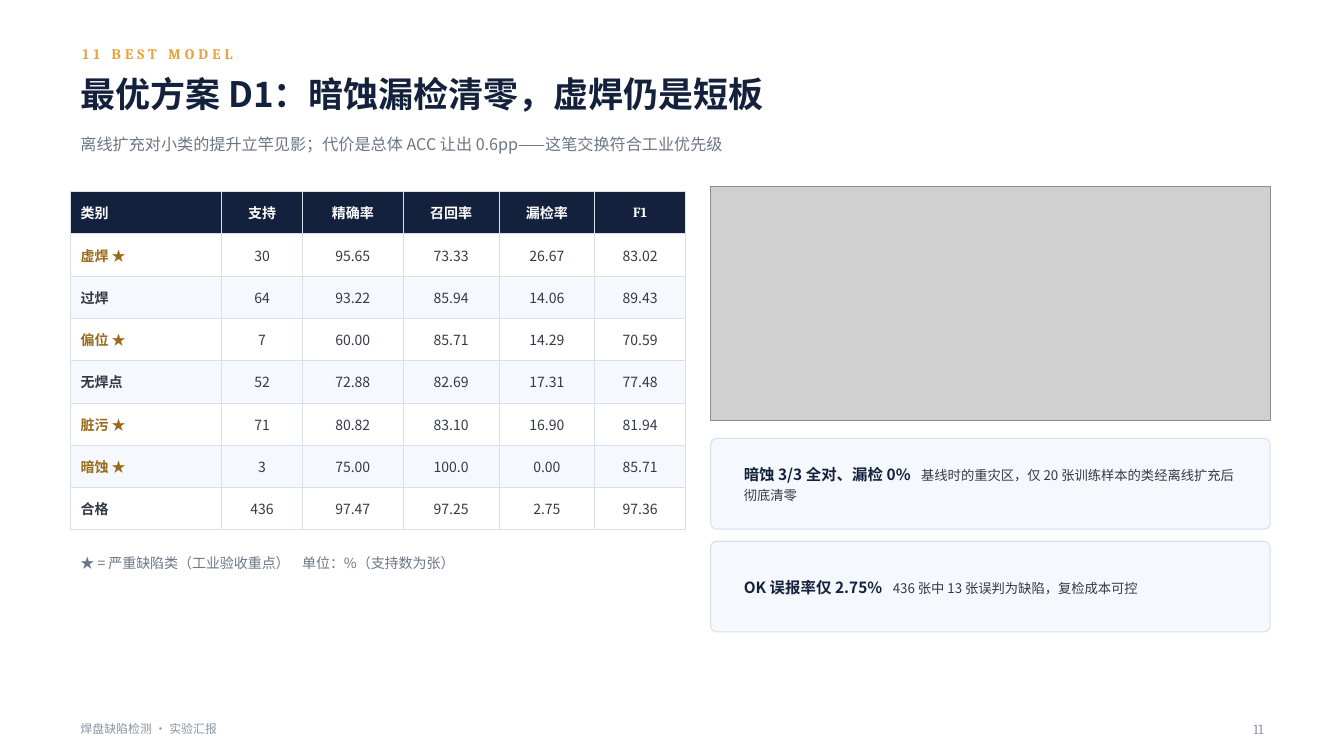
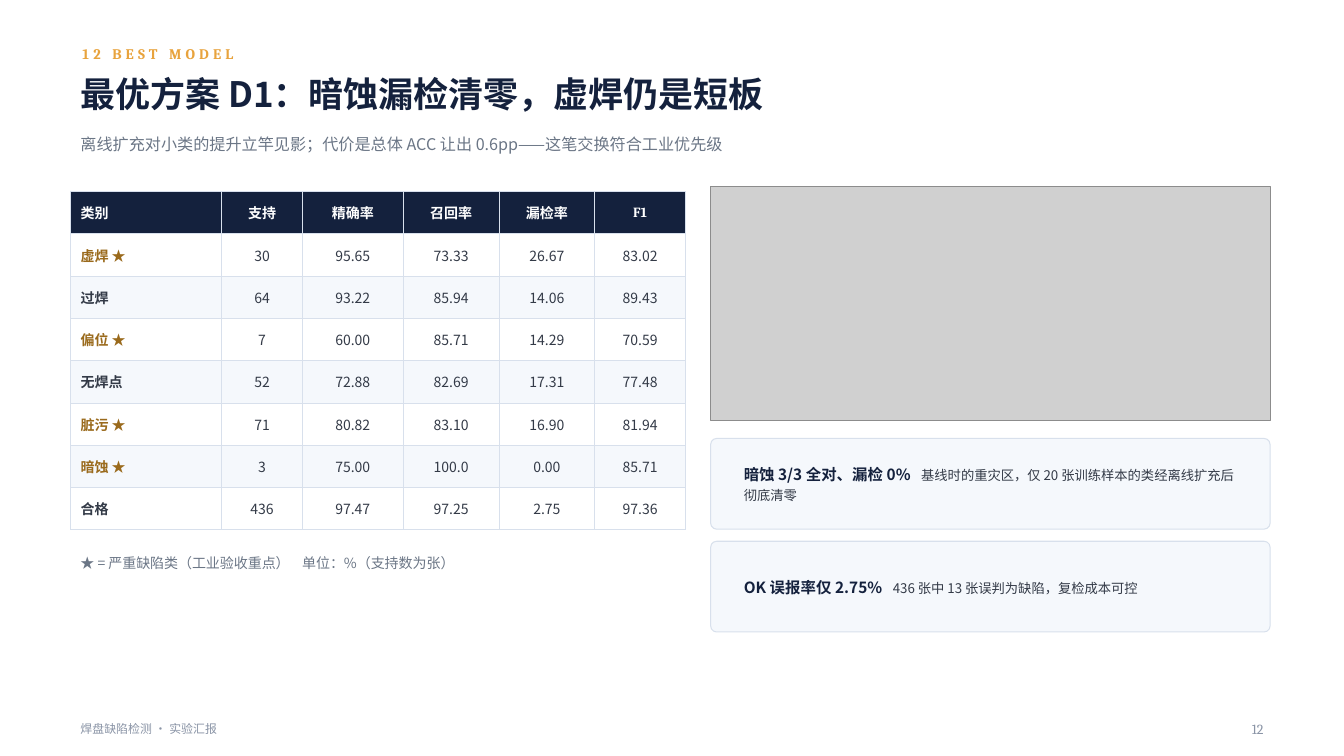
Before and after one commit to hxsyl-hub/hanpan3, a slide deck: slide 12 of docs/焊盘缺陷检测_实验汇报.pptx (slide 11 before the commit). Drawn at 1344x756 pixels with LibreOffice and Linux fonts; fonts in the diff are those of the drawing; grey boxes stand for pictures. Boxes give left, top, right and bottom in pixels: in the first picture for what was removed or moved away, otherwise in the second. Text is boxed around its words. In the diff, an @@ line names an element or a change of style, - is before the commit and + after.

```diff
--- a/docs/焊盘缺陷检测_实验汇报.pptx
+++ b/docs/焊盘缺陷检测_实验汇报.pptx
@@ text at [82,49,233,59]: text changed @@
-11 BEST MODEL
+12 BEST MODEL
@@ text at [1252,724,1264,734]: text changed @@
-11
+12
```
Also in this commit, not shown: 3 other slides changed, 1 slide added.
